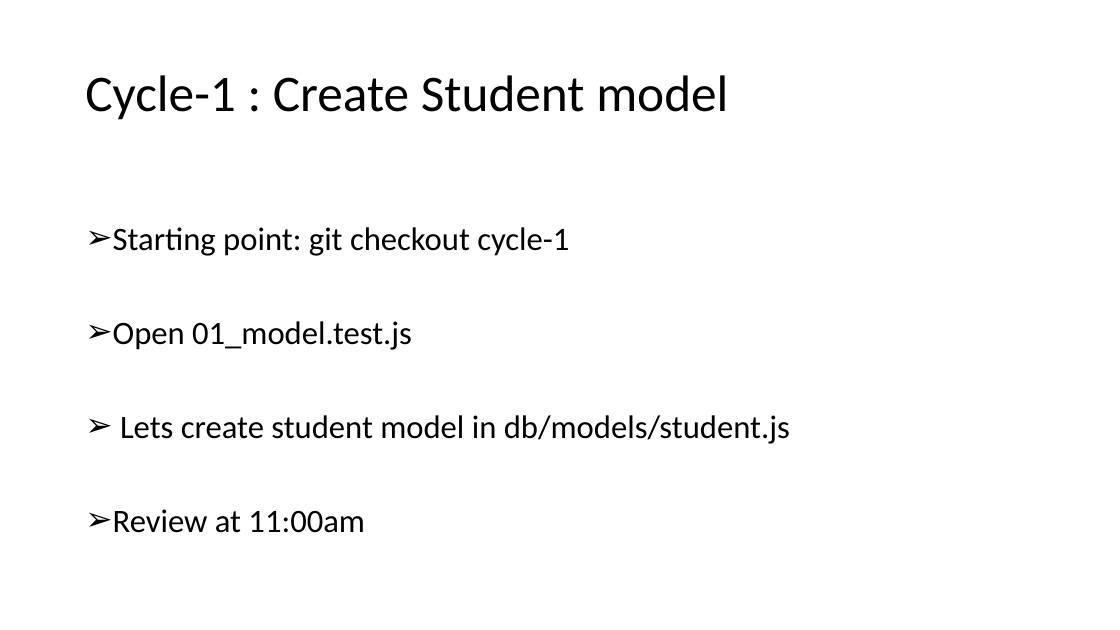
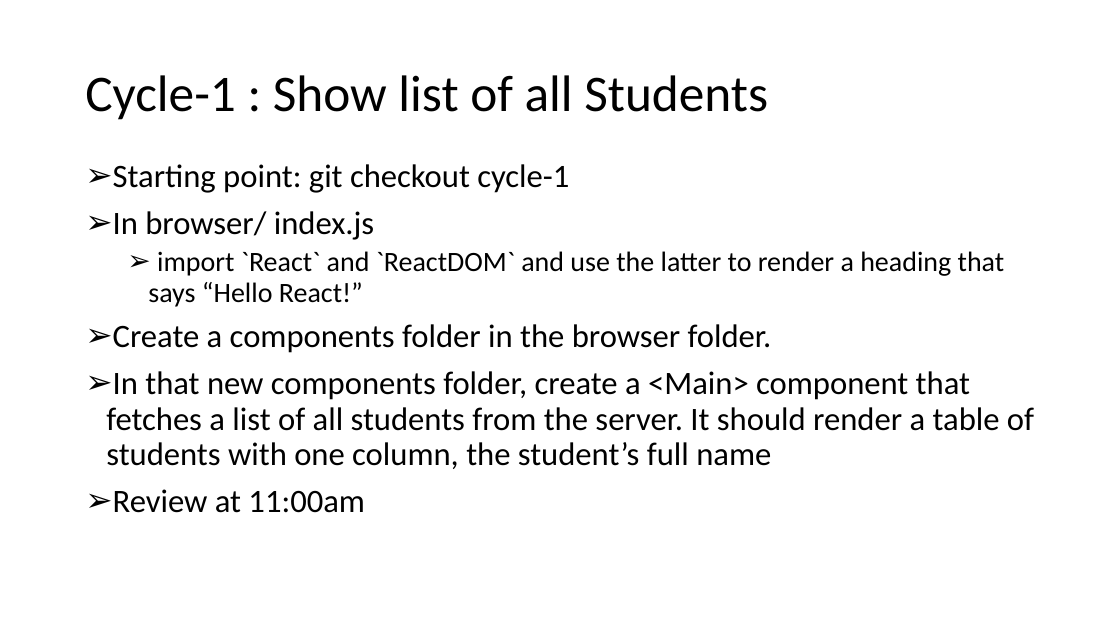
Before and after one commit to FullstackAcademy/Study-Saturday-React, a slide deck: slide 3 of Study Staurday - w3.pptx. Drawn at 1120x630 pixels with LibreOffice and Linux fonts; fonts in the diff are those of the drawing. Boxes give left, top, right and bottom in pixels: in the first picture for what was removed or moved away, otherwise in the second. Text is boxed around its words. In the diff, an @@ line names an element or a change of style, - is before the commit and + after.

```diff
--- a/Study Staurday - w3.pptx
+++ b/Study Staurday - w3.pptx
@@ title at (85, 75, 768, 120): text changed @@
-Cycle-1 : Create Student model
+Cycle-1 : Show list of all Students
@@ text "Starting point: git checkout cycle-1": place and size @@
-text "Starting point: git checkout cycle-1" at (113, 227, 790, 533)
+text "Starting point: git checkout cycle-1" at (106, 164, 1034, 513)
@@ text at (106, 211, 1034, 469): text changed @@
-➢ Open 01_model.test.js
-➢ Lets create student model in db/models/student.js
+➢ In browser/ index.js
+  ➢ import `React` and `ReactDOM` and use the latter to render a heading that says “Hello React!”
+➢ Create a components folder in the browser folder.
+➢ In that new components folder, create a <Main> component that fetches a list of all students from the server. It should render a table of students with one column, the student’s full name
```
Also in this commit, not shown: 1 other slide changed, 1 slide added, 2 slides removed.
